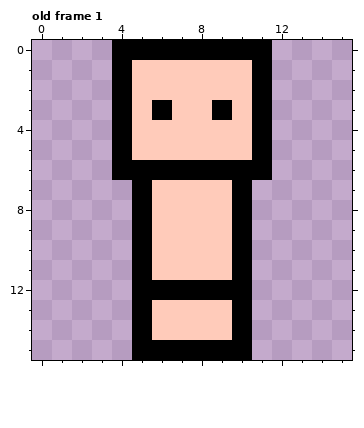
Pixel-art file -- Assets/Sprites/player.ase. That is the earlier state.
16x16 pixels, 1 frame. Shown: old frame 1. The commit also changed other frames, which this record leaves out.
And afterwards:
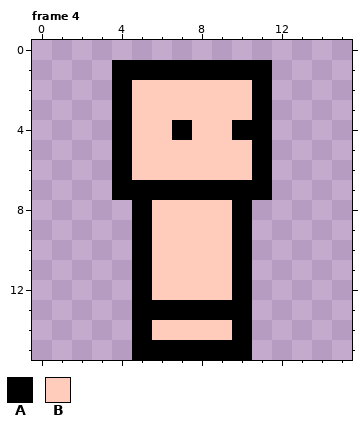
Palette (. is transparent): A #000000  B #ffcbba
A new or re-ordered frame is compared with the old frame closest to it.
From old to new:
frames 1 -> 8
--- frame 4 is new; against old frame 1
@@ x 0..15 @@
- 0 ....AAAAAAAA....
- 1 ....ABBBBBBA....
+ 0 ................
+ 1 ....AAAAAAAA....
  2 ....ABBBBBBA....
- 3 ....ABABBABA....
- 4 ....ABBBBBBA....
+ 3 ....ABBBBBBA....
+ 4 ....ABBABBAA....
  5 ....ABBBBBBA....
- 6 ....AAAAAAAA....
- 7 .....ABBBBA.....
+ 6 ....ABBBBBBA....
+ 7 ....AAAAAAAA....
  8 .....ABBBBA.....
@@ x 4..11 @@
 11 .ABBBBA.
-12 .AAAAAA.
-13 .ABBBBA.
+12 .ABBBBA.
+13 .AAAAAA.
 14 .ABBBBA.
Where, in picture pixels (left, top, right, bottom), the same in both pictures:
changed: (112, 40, 272, 200)
changed: (152, 280, 232, 320)
